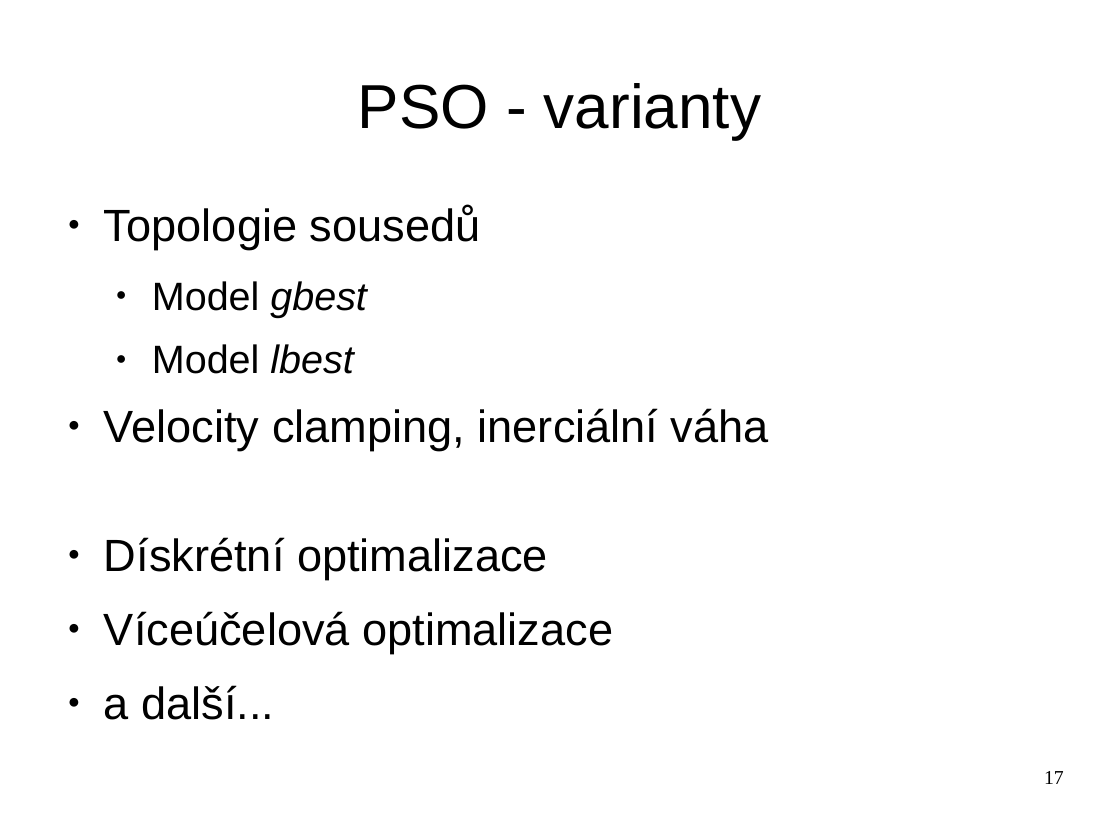
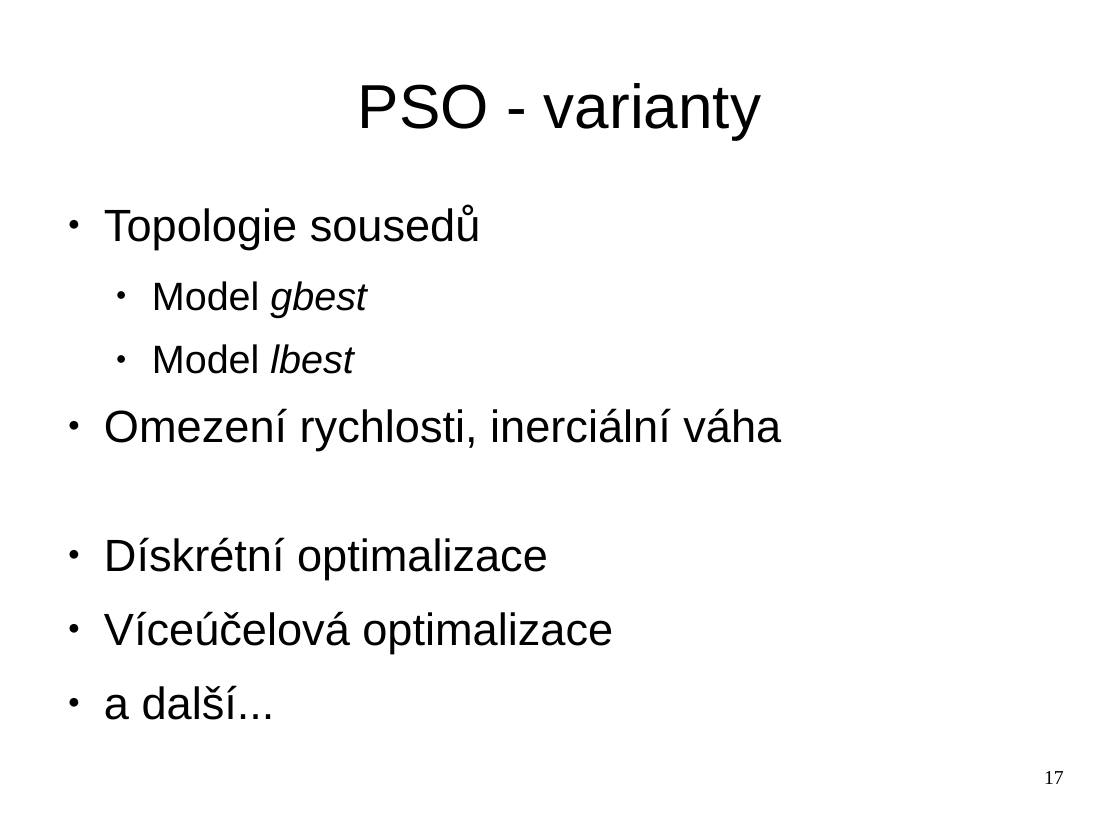
Before and after one commit to hellerstanislav/sin, a slide deck: slide 17 of presentation/swarm.odp. Drawn at 1120x840 pixels with LibreOffice and Linux fonts; fonts in the diff are those of the drawing. Boxes give left, top, right and bottom in pixels: in the first picture for what was removed or moved away, otherwise in the second. Text is boxed around its words. In the diff, an @@ line names an element or a change of style, - is before the commit and + after.

```diff
--- a/presentation/swarm.odp
+++ b/presentation/swarm.odp
@@ text at [104, 408, 781, 451]: text changed @@
-● Velocity clamping, inerciální váha
+● Omezení rychlosti, inerciální váha
```
Also in this commit, not shown: 5 other slides changed, 5 other files.
